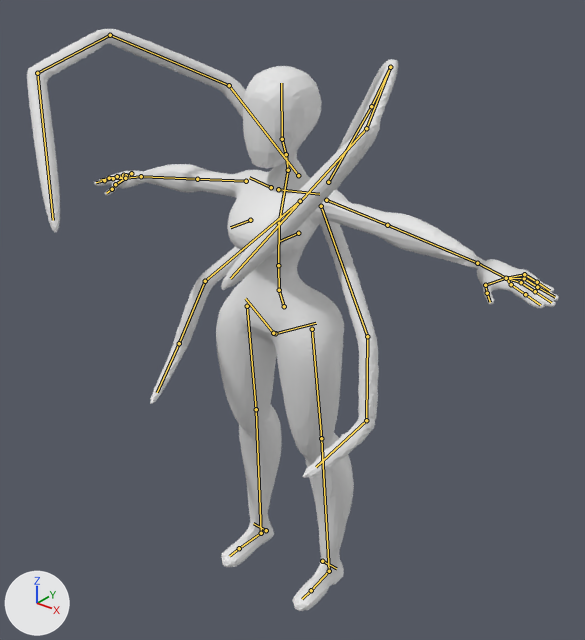
Before and after pictures for a commit that changed the Blender file Blender/Player.blend.
Both versions are drawn from a 50 mm camera at (1.359, -1.643, 1.988) aimed at (0.047, -0.002, 0.971). Arrows for +X, +Y and +Z are at lower left; the lights stay in place. The older version comes first. The bones that bend it are drawn over the model as lines.

In view in the first picture: 'Body', 'BottomArms', 'Hand', 'Head', 'TopArms'.
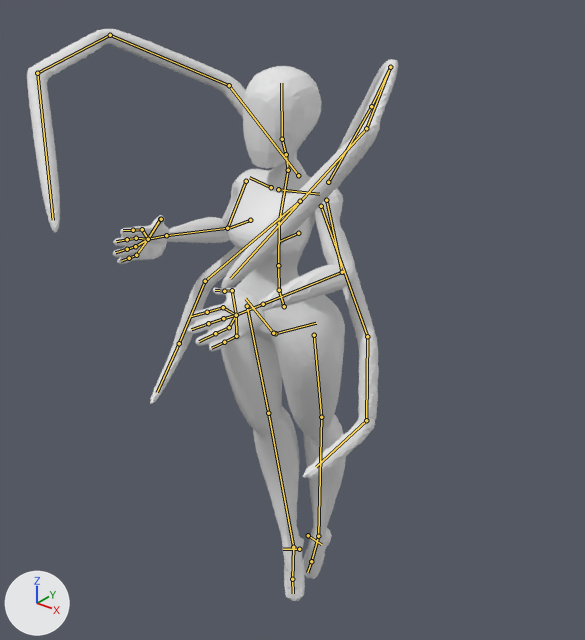
The newer file adds an action. The first version stands in its rest pose; the second is drawn at frame 1 of the action 'Parry'.

What changed in the scene script:
```text
Change bone_upper_arm_l:
    where bone_upper_arm_l = bpy.data.objects['BodyRig'].pose.bones['upper_arm.L']  # child of 'shoulder.L'
    bone_upper_arm_l.rotation_quaternion: (1.0, 0.0, 0.0, 0.0) -> (0.886, 0.165, 0.006, -0.433)  # degrees (0, 0, 0) -> degrees (17, 9, -51)
Change bone_forearm_l:
    where bone_forearm_l = bpy.data.objects['BodyRig'].pose.bones['forearm.L']  # child of 'upper_arm.L'
    bone_forearm_l.rotation_quaternion: (1.0, 0.0, 0.0, 0.0) -> (0.765, 0.637, 0.097, -0.024)  # degrees (0, 0, 0) -> degrees (80, 10, 5)
Change bone_upper_arm_r:
    where bone_upper_arm_r = bpy.data.objects['BodyRig'].pose.bones['upper_arm.R']  # child of 'shoulder.R'
    bone_upper_arm_r.rotation_quaternion: (1.0, 0.0, 0.0, 0.0) -> (0.898, -0.006, -0.042, 0.438)  # degrees (0, 0, 0) -> degrees (-3, -4, 52)
Change bone_forearm_r:
    where bone_forearm_r = bpy.data.objects['BodyRig'].pose.bones['forearm.R']  # child of 'upper_arm.R'
    bone_forearm_r.rotation_quaternion: (1.0, 0.0, 0.0, 0.0) -> (0.587, 0.794, 0.122, 0.099)  # degrees (0, 0, 0) -> degrees (107, -1, 18)
Change bone_thigh_l:
    where bone_thigh_l = bpy.data.objects['BodyRig'].pose.bones['thigh.L']  # child of 'spine'
    bone_thigh_l.location: (0.0, 0.0, 0.0) -> (-0.003, 0.027, 0.01)
    bone_thigh_l.rotation_quaternion: (1.0, 0.0, 0.0, 0.0) -> (0.989, 0.114, 0.004, 0.093)  # degrees (0, 0, 0) -> degrees (13, -1, 11)
Change bone_shin_l:
    where bone_shin_l = bpy.data.objects['BodyRig'].pose.bones['shin.L']  # child of 'thigh.L'
    bone_shin_l.rotation_quaternion: (1.0, 0.0, 0.0, 0.0) -> (0.979, -0.105, -0.175, -0.023)  # degrees (0, 0, 0) -> degrees (-12, -20, -1)
Change bone_foot_l:
    where bone_foot_l = bpy.data.objects['BodyRig'].pose.bones['foot.L']  # child of 'shin.L'
    bone_foot_l.location: (0.0, 0.0, 0.0) -> (-0.001, 0.0, -0.015)
    bone_foot_l.rotation_quaternion: (1.0, 0.0, 0.0, 0.0) -> (0.775, 0.605, 0.088, 0.159)  # degrees (0, 0, 0) -> degrees (75, -3, 21)
Change bone_thigh_r:
    where bone_thigh_r = bpy.data.objects['BodyRig'].pose.bones['thigh.R']  # child of 'spine'
    bone_thigh_r.rotation_quaternion: (1.0, 0.0, 0.0, 0.0) -> (0.998, 0.008, 0.003, -0.059)  # degrees (0, 0, 0) -> degrees (1, 0, -7)
Change bone_shin_r:
    where bone_shin_r = bpy.data.objects['BodyRig'].pose.bones['shin.R']  # child of 'thigh.R'
    bone_shin_r.rotation_quaternion: (1.0, 0.0, 0.0, 0.0) -> (0.994, -0.008, -0.109, -0.029)  # degrees (0, 0, 0) -> degrees (-1, -13, -3)
Change bone_foot_r:
    where bone_foot_r = bpy.data.objects['BodyRig'].pose.bones['foot.R']  # child of 'shin.R'
    bone_foot_r.location: (0.0, 0.0, 0.0) -> (-0.002, -0.002, 0.015)
    bone_foot_r.rotation_quaternion: (1.0, 0.0, 0.0, 0.0) -> (0.842, 0.513, -0.11, -0.124)  # degrees (0, 0, 0) -> degrees (63, -3, -19)
```

Location of each change, [x1, y1, x2, y2] in pixels of the pictures (585 x 640 px):
'Body', posed (46% narrower): before [136, 151, 485, 611]; after [167, 151, 356, 601]
'Hand', posed (67% narrower): before [94, 171, 559, 308]; after [113, 215, 265, 351]
bone 'upper_arm.L', root to tip: before (326, 200) to (387, 225); after (326, 200) to (342, 272)
bone 'forearm.L', root to tip: before (387, 225) to (477, 263); after (342, 272) to (263, 304)
bone 'upper_arm.R', root to tip: before (246, 181) to (197, 179); after (246, 181) to (227, 228)
bone 'forearm.R', root to tip: before (197, 179) to (141, 176); after (227, 228) to (166, 235)
bone 'thigh.L', root to tip: before (312, 329) to (321, 438); after (314, 335) to (321, 417)
bone 'shin.L', root to tip: before (321, 438) to (329, 571); after (321, 417) to (318, 536)
bone 'foot.L', root to tip: before (329, 571) to (311, 590); after (318, 536) to (311, 561)
bone 'thigh.R', root to tip: before (247, 306) to (256, 409); after (247, 306) to (268, 413)
bone 'shin.R', root to tip: before (256, 409) to (261, 533); after (268, 413) to (293, 547)
bone 'foot.R', root to tip: before (261, 533) to (239, 548); after (293, 547) to (292, 579)
